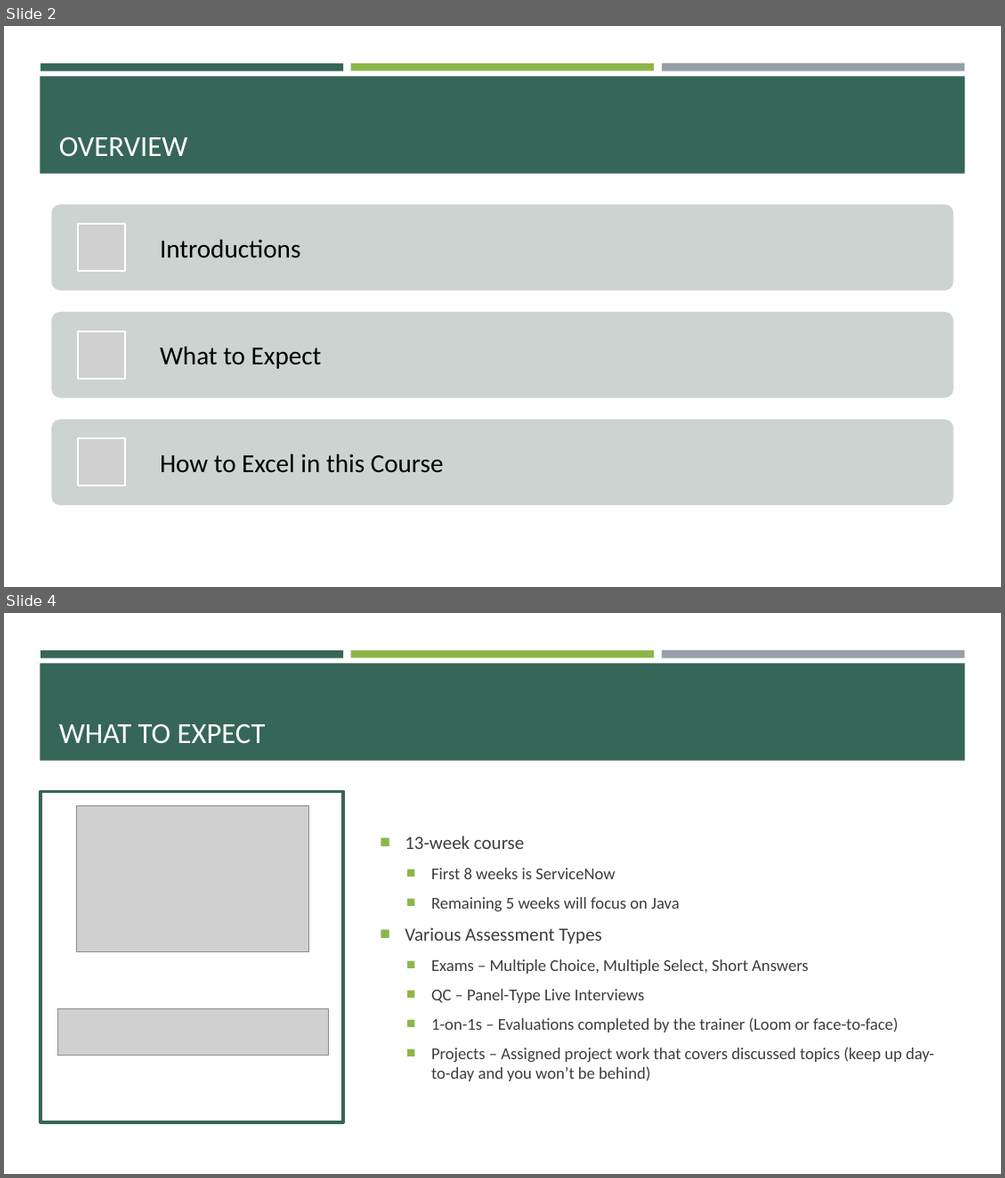
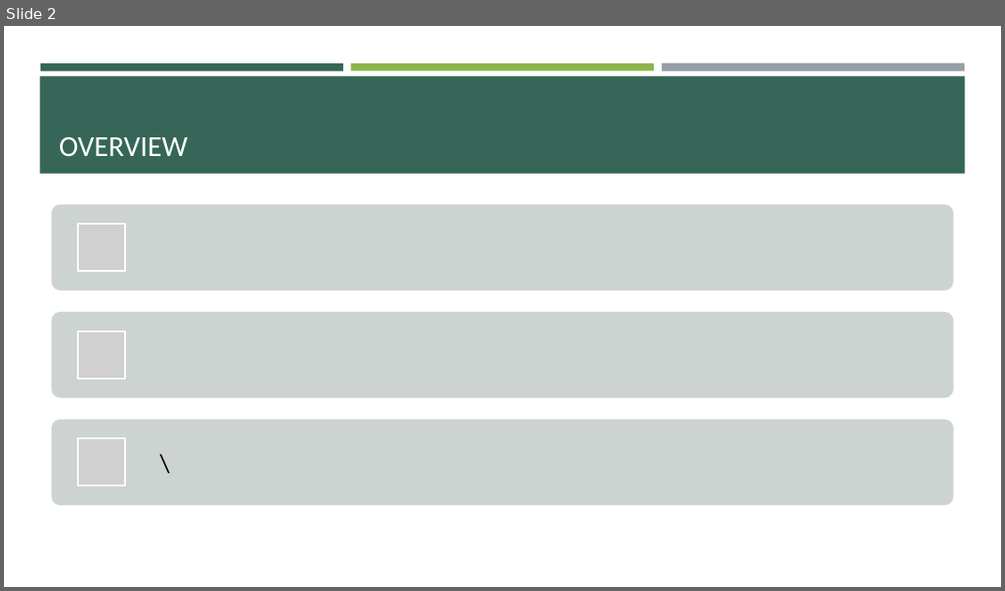
Before and after one commit to e-m-wilson/data_engineering, a slide deck: spark/Syllabus.pptx. Shown one above the other, each under a label of ours: slides 2 and 4 before the commit, slide 2 after it; the slides between them are not shown. The pictures are 1005x1178 and 1005x591 pixels, drawn with LibreOffice and Linux fonts; fonts in the diff are those of the drawing; grey boxes stand for pictures. Boxes give left, top, right and bottom in pixels: in the first picture for what was removed or moved away, otherwise in the second. Text is boxed around its words. In the diff, an @@ line names an element or a change of style, - is before the commit and + after.

```diff
--- a/spark/Syllabus.pptx
+++ b/spark/Syllabus.pptx
@@ slide 4 removed at <box>4,613,1001,1174</box>, background #FFFFFF; not listed: 4 template elements that a slide beside it also shows @@
@@ title removed at <box>59,724,266,743</box> @@
-WHAT TO EXPECT
@@ rectangle removed at <box>40,791,343,1121</box> @@
@@ picture removed at <box>77,806,309,951</box> @@
@@ text removed at <box>404,835,934,1081</box> @@
-■ 13-week course
-  ■ First 8 weeks is ServiceNow
-  ■ Remaining 5 weeks will focus on Java
-■ Various Assessment Types
-  ■ Exams – Multiple Choice, Multiple Select, Short Answers
-  ■ QC – Panel-Type Live Interviews
-  ■ 1-on-1s – Evaluations completed by the trainer (Loom or face-to-face)
-  ■ Projects – Assigned project work that covers discussed topics (keep up day-to-day and you won’t be behind)
@@ picture removed at <box>57,1008,328,1055</box> @@
@@ slide 2 changed as well @@
@@ text removed at <box>160,239,300,258</box> @@
-Introductions
@@ text removed at <box>160,346,322,369</box> @@
-What to Expect
@@ text added at <box>151,419,953,506</box>, 25 pt, text #000000 @@
+\
@@ text removed at <box>160,453,444,473</box> @@
-How to Excel in this Course
```
Also in this commit, not shown: 2 other slides changed, 3 slides added, 2 other slides removed, 8 other files.
